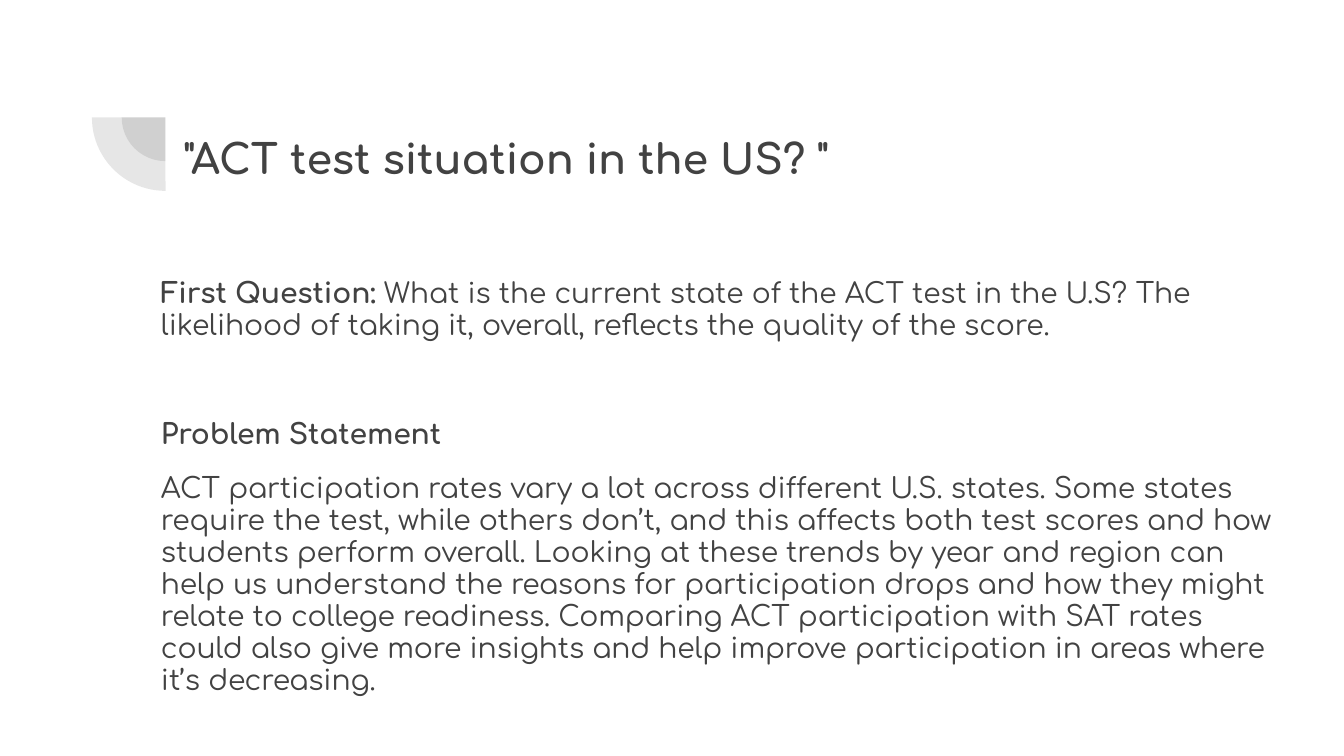
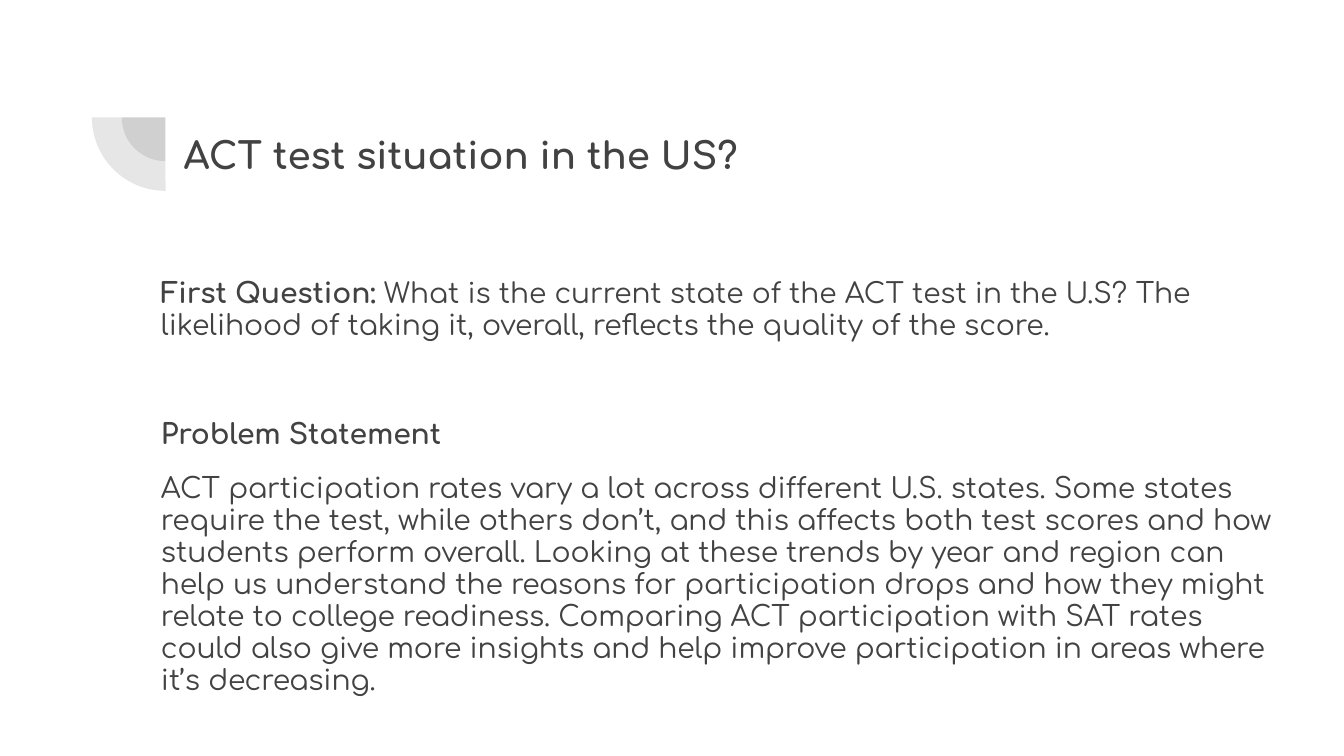
Before and after one commit to keljinda/ACT_analyst, a slide deck: slide 2 of presentation/ACT Analysis (2017-2019).pptx. Drawn at 1344x756 pixels with LibreOffice and Linux fonts; fonts in the diff are those of the drawing. Boxes give left, top, right and bottom in pixels: in the first picture for what was removed or moved away, otherwise in the second. Text is boxed around its words. In the diff, an @@ line names an element or a change of style, - is before the commit and + after.

```diff
--- a/presentation/ACT Analysis (2017-2019).pptx
+++ b/presentation/ACT Analysis (2017-2019).pptx
@@ title at box(184, 139, 738, 170): text changed; size 22 to 19.8 pt @@
-"ACT test situation in the US? "
+ACT test situation in the US?
```
Also in this commit, not shown: 4 other slides changed, 1 slide added, 1 slide removed, 3 other files.
